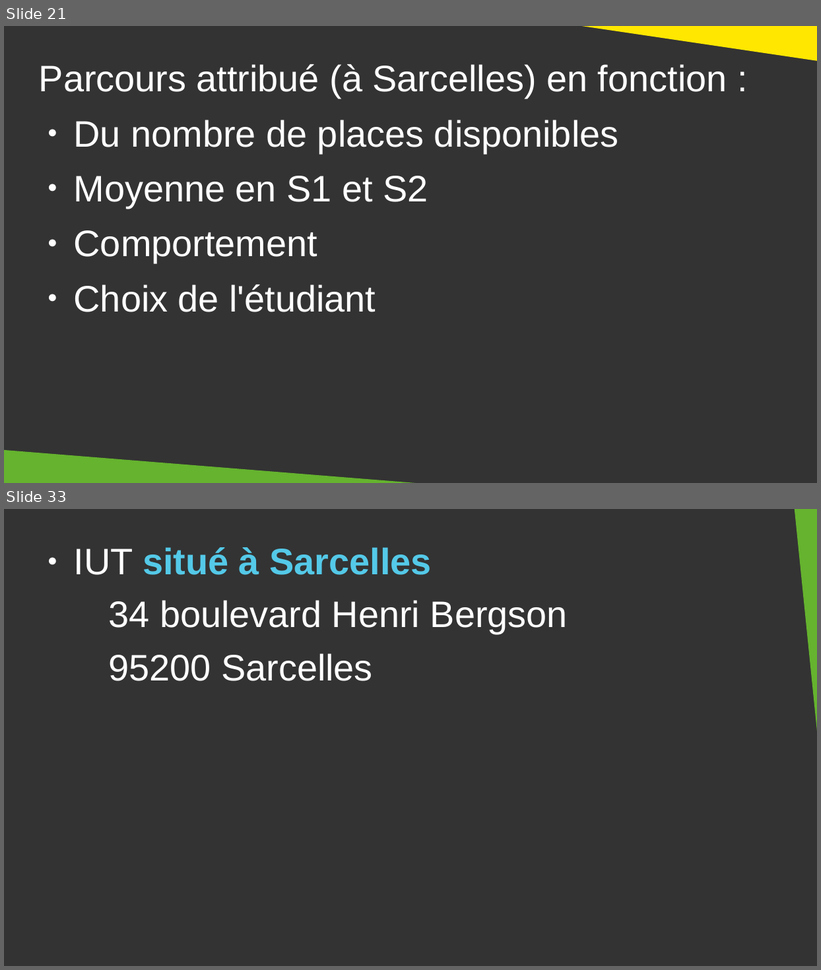
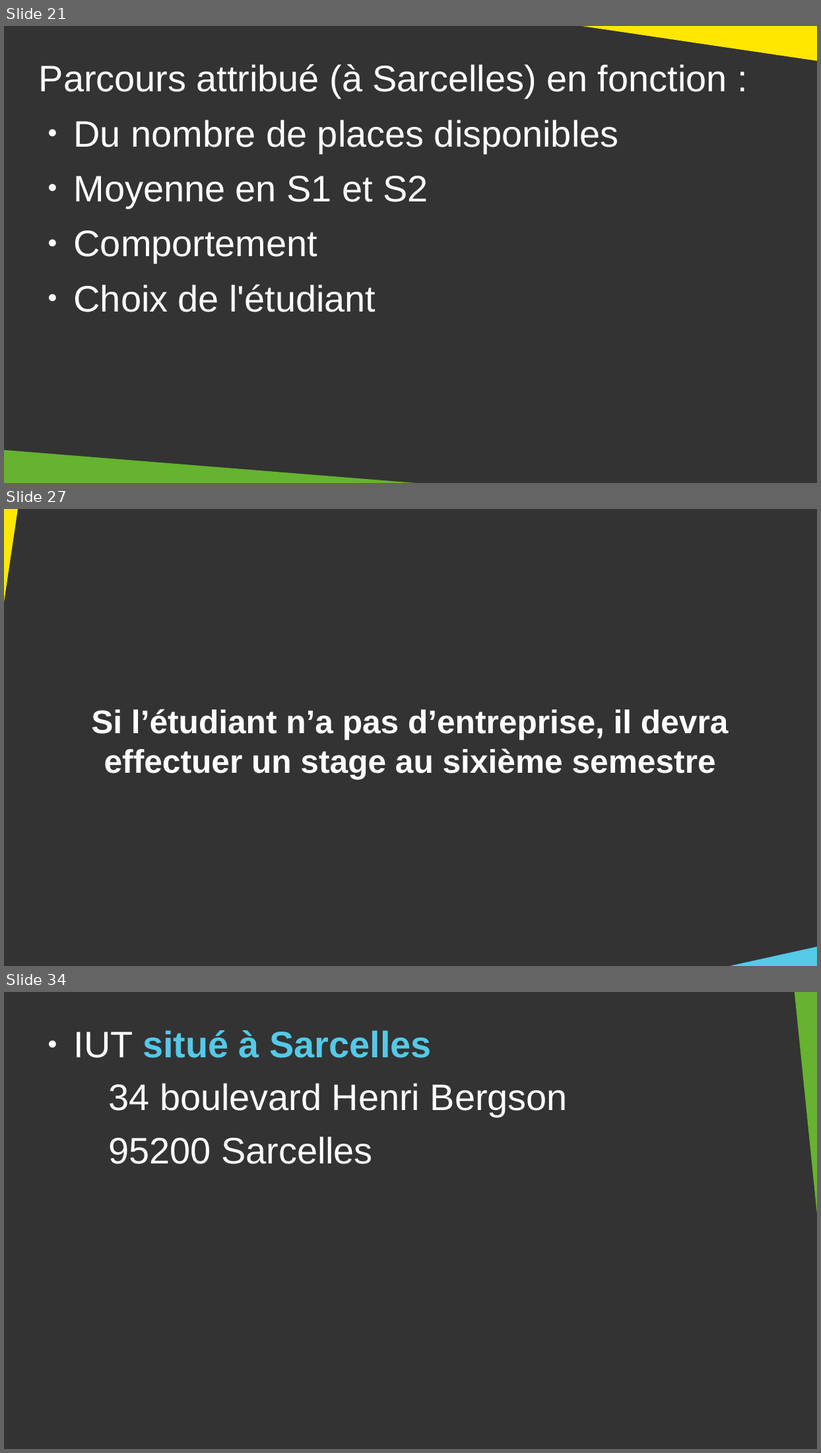
Before and after one commit to DanYellow/cours, a slide deck: presentation-formation-mmi/presentation.odp. Shown one above the other, each under a label of ours: slides 21 and 33 before the commit, slides 21, 27 and 34 after it; the slides between them are not shown. The pictures are 821x970 and 821x1453 pixels, drawn with LibreOffice and Linux fonts; fonts in the diff are those of the drawing. Boxes give left, top, right and bottom in pixels: in the first picture for what was removed or moved away, otherwise in the second. Text is boxed around its words. In the diff, an @@ line names an element or a change of style, - is before the commit and + after.

```diff
--- a/presentation-formation-mmi/presentation.odp
+++ b/presentation-formation-mmi/presentation.odp
@@ slide 27 added at <box>4,509,817,966</box>, background #333333 @@
@@ right triangle added at <box>4,509,25,714</box>, fill #FFE700 @@
@@ text added at <box>91,709,728,779</box>, 32 pt, text #FFFFFF, bold @@
+Si l’étudiant n’a pas d’entreprise, il devra effectuer un stage au sixième semestre
@@ right triangle added at <box>713,945,817,966</box>, fill #54C9E8 @@
@@ what was slide 33 is now slide 34 @@
```
Also in this commit, not shown: 8 slides changed, 1 other slide added, 1 slide removed, 1 other file.
